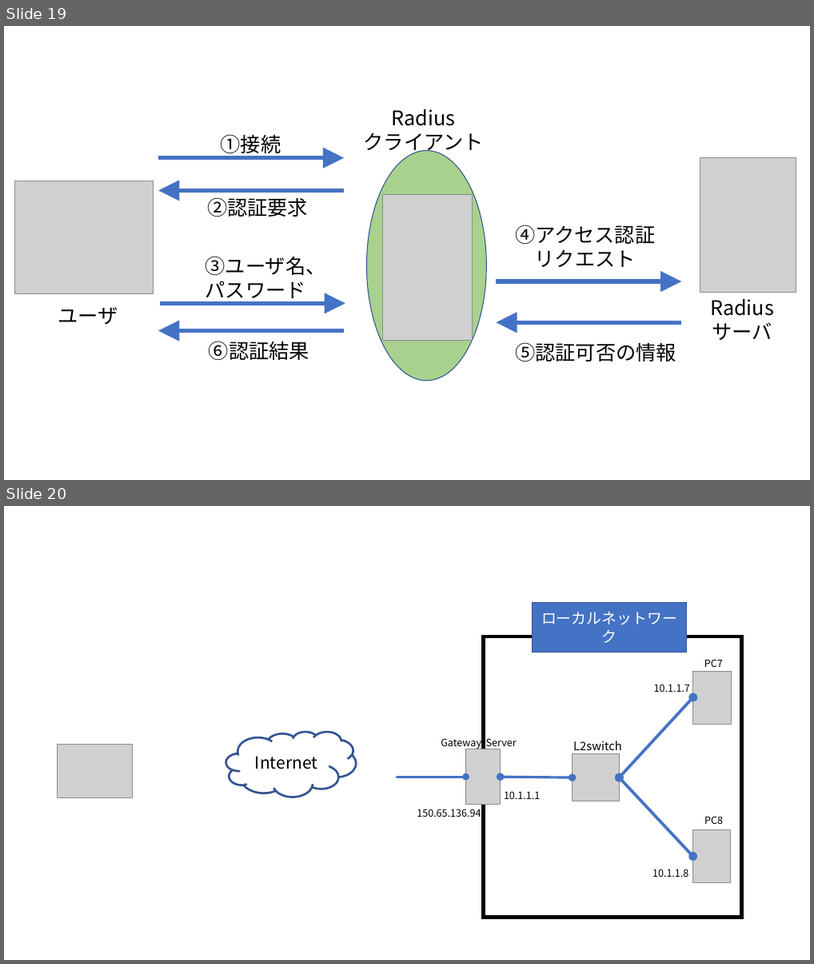
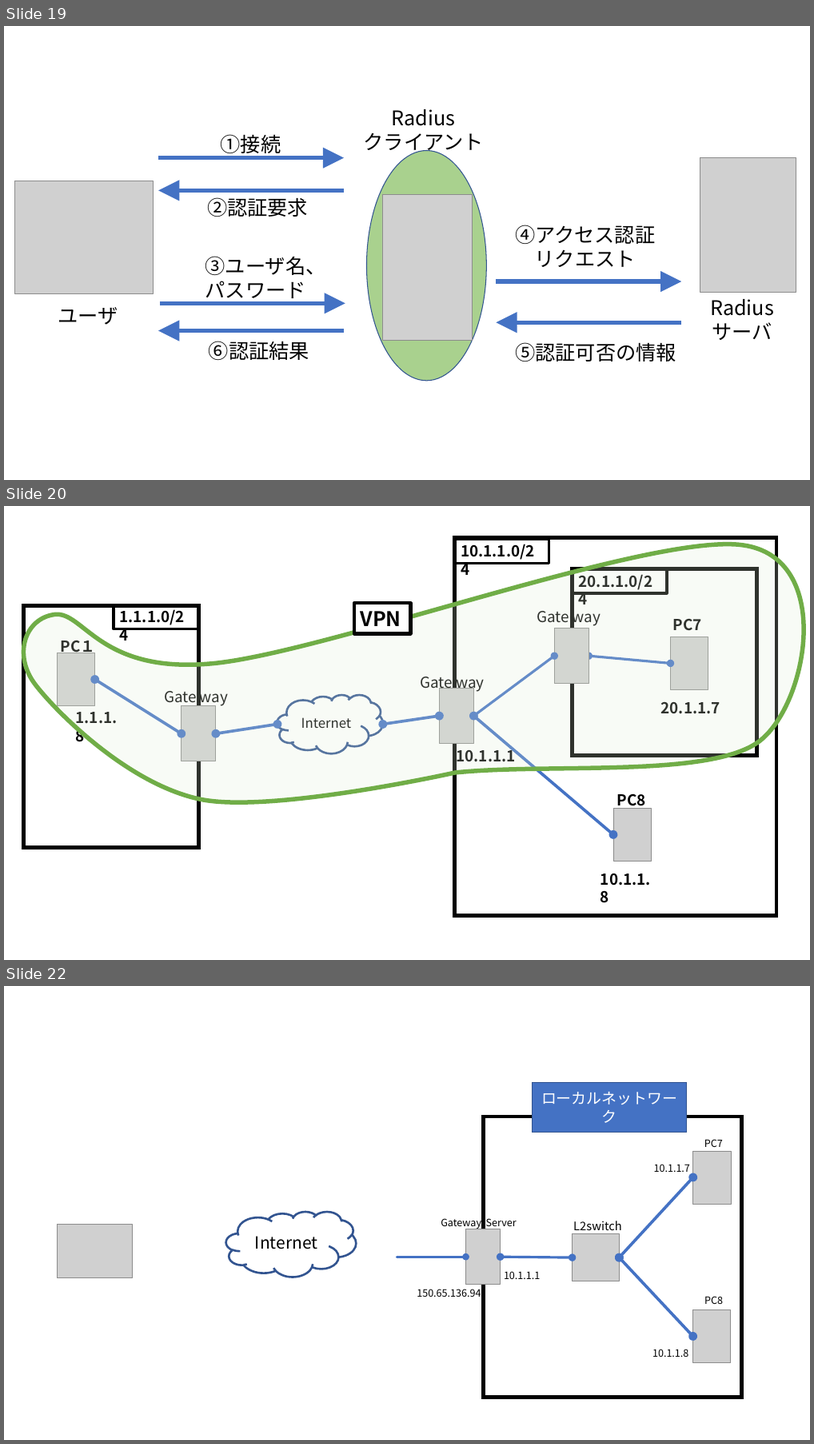
Before and after one commit to Alice-to-Bob/Graduate_School, a slide deck: SUBTHEME/graphs/network_archtecture.pptx. Shown one above the other, each under a label of ours: slides 19 and 20 before the commit, slides 19, 20 and 22 after it; the slides between them are not shown. The pictures are 814x964 and 814x1444 pixels, drawn with LibreOffice and Linux fonts; fonts in the diff are those of the drawing; grey boxes stand for pictures. Boxes give left, top, right and bottom in pixels: in the first picture for what was removed or moved away, otherwise in the second. Text is boxed around its words. In the diff, an @@ line names an element or a change of style, - is before the commit and + after.

```diff
--- a/SUBTHEME/graphs/network_archtecture.pptx
+++ b/SUBTHEME/graphs/network_archtecture.pptx
@@ slide 20 added at bbox=[4, 506, 810, 960], background #FFFFFF @@
@@ freeform shape added at bbox=[23, 544, 804, 803], fill #E2F0D9 at 21% opacity, outline #70AD47 5.25 pt @@
@@ rectangle added at bbox=[454, 537, 777, 916], fill #FFFFFF, outline #000000 4.5 pt @@
@@ rectangle added at bbox=[455, 540, 550, 564], outline #000000 3 pt, 18 pt, text #000000, bold @@
+10.1.1.0/24
@@ rectangle added at bbox=[572, 568, 757, 755], fill #FFFFFF, outline #000000 4.5 pt @@
@@ rectangle added at bbox=[574, 569, 668, 593], outline #000000 3 pt, 18 pt, text #000000, bold @@
+20.1.1.0/24
@@ rectangle added at bbox=[23, 606, 198, 848], fill #FFFFFF, outline #000000 4.5 pt @@
@@ rectangle added at bbox=[114, 604, 198, 629], outline #000000 3 pt, 18 pt, text #000000, bold @@
+1.1.1.0/24
@@ rectangle added at bbox=[354, 603, 410, 633], fill #FFFFFF, outline #000000 4.25 pt, 24 pt, text #000000, bold @@
+VPN
@@ text added at bbox=[537, 606, 601, 626], 18 pt, text #000000 @@
+Gate way
@@ text added at bbox=[674, 618, 702, 631], 18 pt, text #000000, bold @@
+PC7
@@ text added at bbox=[61, 636, 96, 656], 18 pt, text #000000, bold @@
+PC１
@@ picture added at bbox=[554, 628, 589, 684] @@
@@ picture added at bbox=[670, 636, 708, 690] @@
@@ picture added at bbox=[58, 653, 94, 706] @@
@@ text added at bbox=[420, 672, 484, 692], 18 pt, text #000000 @@
+Gate way
@@ double arrow added from (474, 716) to (554, 656), #4472C4 3 pt @@
@@ double arrow added from (589, 656) to (670, 664), #4472C4 3 pt @@
@@ double arrow added from (94, 679) to (182, 733), #4472C4 3.5 pt @@
@@ text added at bbox=[164, 687, 228, 707], 18 pt, text #000000 @@
+Gate way
@@ cloud added at bbox=[278, 695, 383, 753], fill #FFFFFF, outline #325491 2.5 pt, 16 pt, text #000000 @@
+Internet
@@ picture added at bbox=[439, 688, 474, 744] @@
@@ text added at bbox=[76, 712, 118, 745], 18 pt, text #000000, bold @@
+1.1.1.8
@@ picture added at bbox=[182, 706, 216, 761] @@
@@ double arrow added from (383, 724) to (439, 716), #4472C4 3.5 pt @@
@@ double arrow added from (474, 716) to (614, 835), #4472C4 3.5 pt @@
@@ text added at bbox=[662, 702, 721, 714], 18 pt, text #000000, bold @@
+20.1.1.7
@@ double arrow added from (216, 733) to (278, 724), #4472C4 3.5 pt @@
@@ text added at bbox=[456, 745, 515, 765], 18 pt, text #000000, bold @@
+10.1.1.1
@@ text added at bbox=[617, 793, 646, 809], 18 pt, text #000000, bold @@
+PC8
@@ picture added at bbox=[614, 808, 651, 861] @@
@@ text added at bbox=[601, 872, 651, 903], 18 pt, text #000000, bold @@
+10.1.1.8
@@ what was slide 20 is now slide 22 @@
```
Also in this commit, not shown: 1 other slide added, 11 other files.
